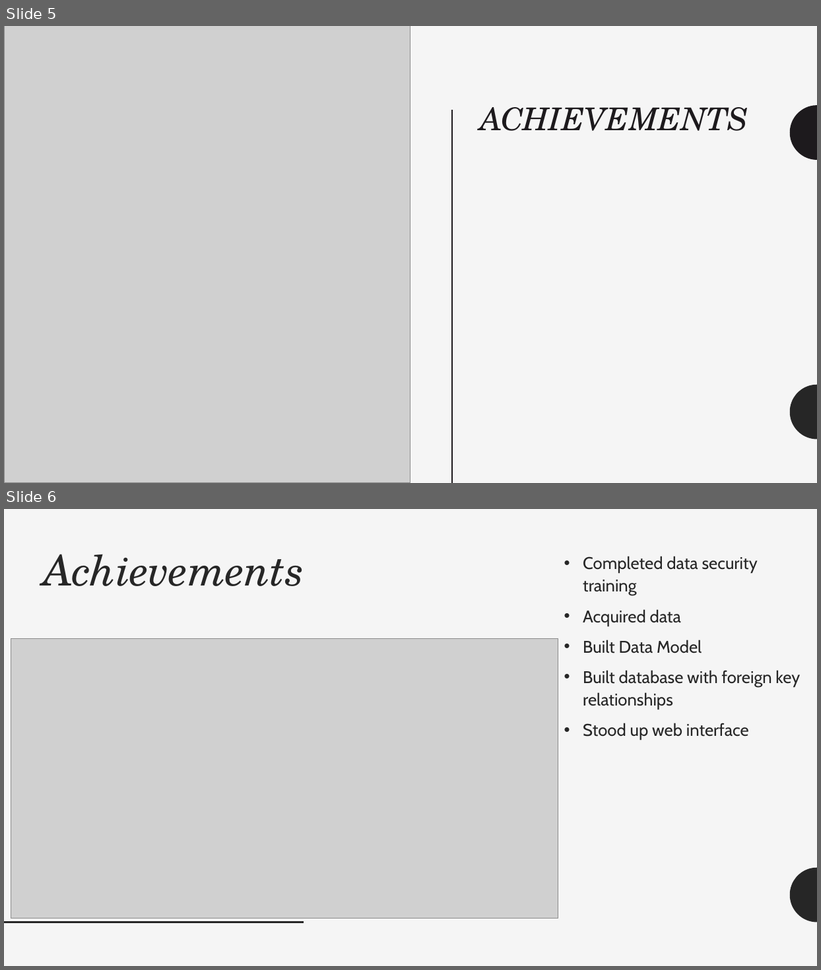
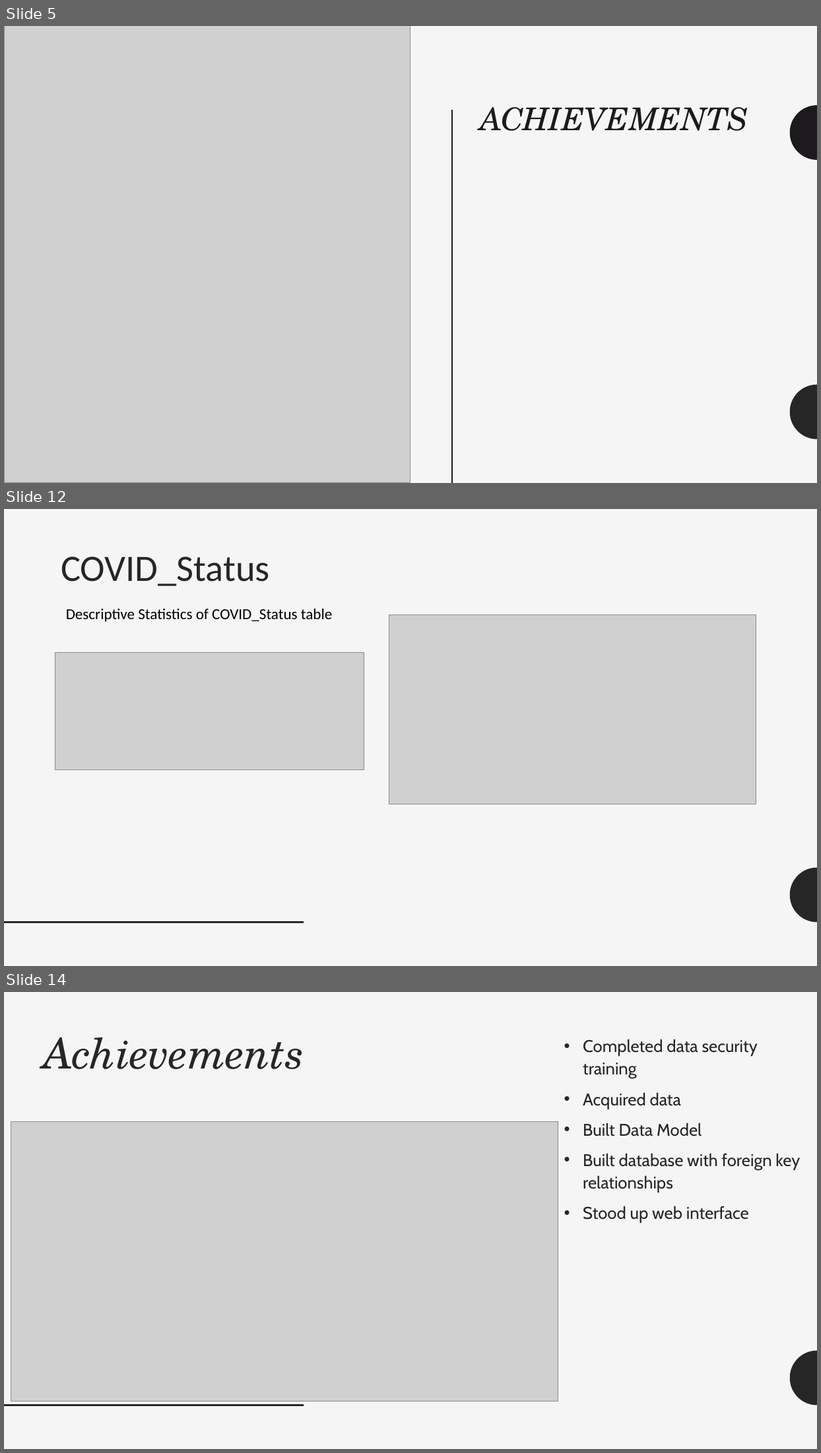
Before and after one commit to ezgisiir/URMCVenitaltorAllocation, a slide deck: Docs/ClassMeetings/2022_02_21_ClassMeeting.pptx. Shown one above the other, each under a label of ours: slides 5 and 6 before the commit, slides 5, 12 and 14 after it; the slides between them are not shown. The pictures are 821x970 and 821x1453 pixels, drawn with LibreOffice and Linux fonts; fonts in the diff are those of the drawing; grey boxes stand for pictures. Boxes give left, top, right and bottom in pixels: in the first picture for what was removed or moved away, otherwise in the second. Text is boxed around its words. In the diff, an @@ line names an element or a change of style, - is before the commit and + after.

Commit message:
Add files via upload
add descriptive stats and bar charts

```diff
--- a/Docs/ClassMeetings/2022_02_21_ClassMeeting.pptx
+++ b/Docs/ClassMeetings/2022_02_21_ClassMeeting.pptx
@@ slide 12 added at bbox=[4, 509, 817, 966], background #F5F5F5; not listed: 2 template elements that a slide beside it also shows @@
@@ title added at bbox=[61, 557, 270, 586], 44 pt, text #262626 @@
+COVID_Status
@@ text added at bbox=[66, 609, 332, 622], 18 pt, text #000000 @@
+Descriptive Statistics of COVID_Status table
@@ picture added at bbox=[389, 615, 756, 804] @@
@@ picture added at bbox=[55, 653, 364, 770] @@
@@ what was slide 6 is now slide 14 @@
```
Also in this commit, not shown: 7 other slides added.
